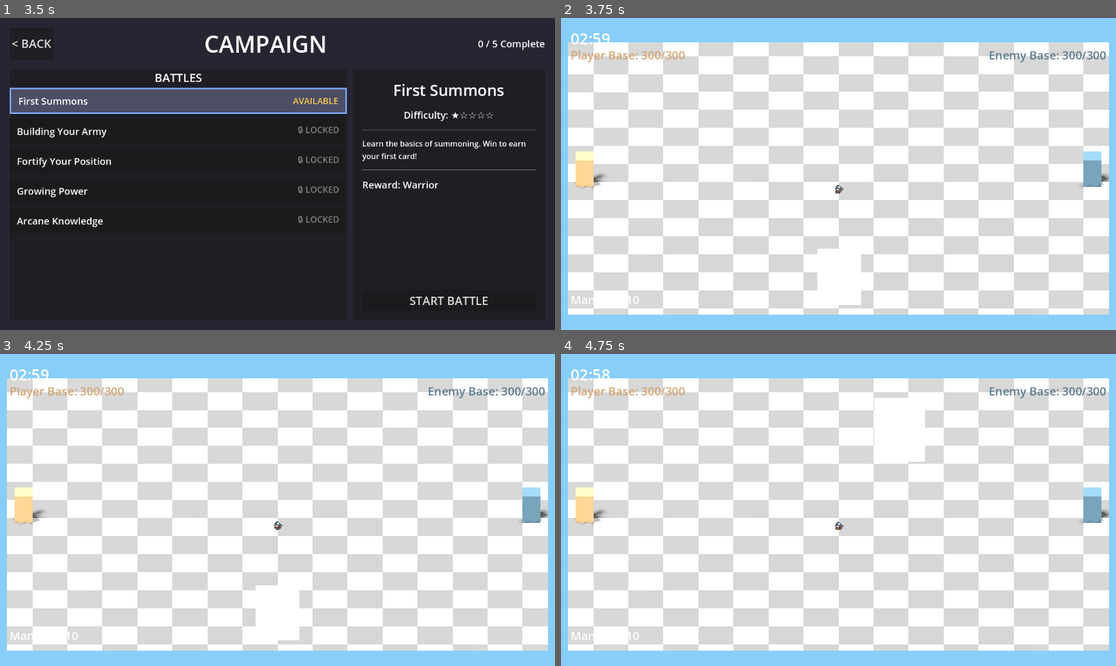
Above: before the commit, frames 1-4 (two rows, left to right).
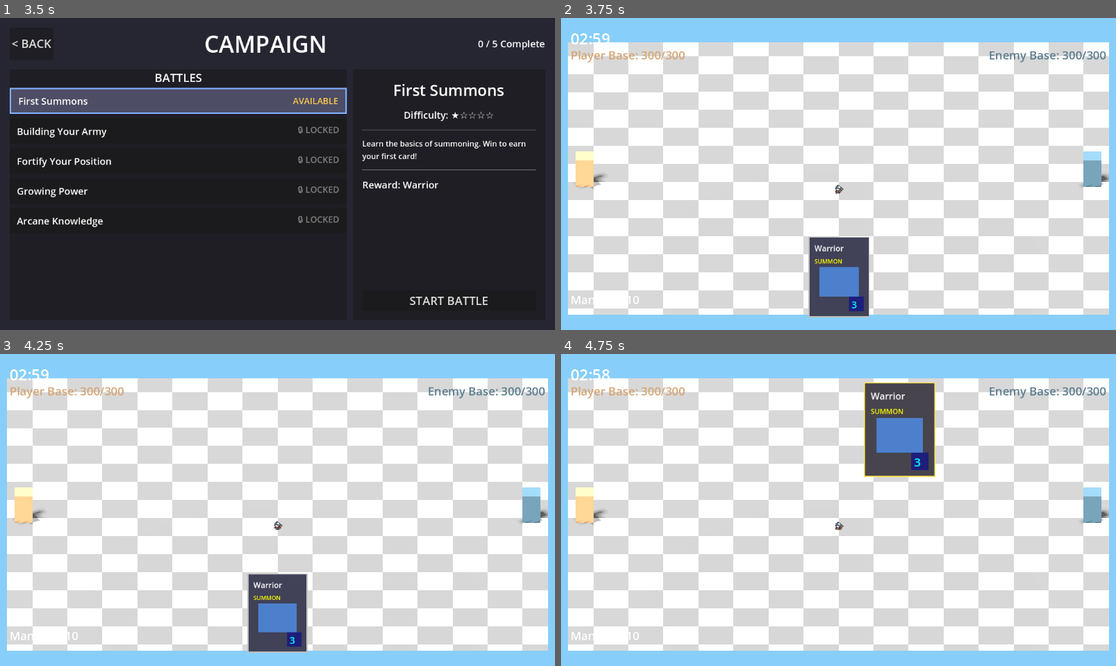
Above: after the commit, the same moments.

Repository: amari-charles/project-summoner
Game: Godot game, scene res://scenes/ui/main_menu.tscn
Same seed, same stepped clock (60 frames per second), same inputs: the game is played once before the commit and once after it.
Inputs (mouse positions are in pixels of both pictures, inside the frame that each line leads up to):
- Up to frame 1 (3.5 s): click "PLAY" at 0.5 s; click "SELECT" at 1.25 s; click "CHOOSE WARRIOR" at 2 s; click (177, 99) at 2.75 s
- Up to frame 2 (3.75 s): click "START BATTLE" at 3.5 s
- Up to frame 3 (4.25 s): no input
- Up to frame 4 (4.75 s): tap Enter at 4.25 s; drag from (838, 612) to (894, 441) at 4.27 s

Frame 1 is identical in both runs. In frame 2, 2.8% of the frame differs, in the area x 44-56%, y 70-96%; in frame 3, 2.8%; in frame 4, 3.9%, in the area x 54-68%, y 9-40%.

Commit message:
Fix card 3D tilt using SubViewport approach
Resolved white rectangle bug by switching from CanvasGroup to SubViewport
rendering. The 3D perspective shader now correctly tilts the entire card
(border, background, and all content) as a unified texture.

Technical changes:
- Replaced CanvasGroup with SubViewport + SubViewportContainer
- Card content rendered to viewport texture
- Shader applied to SubViewportContainer (not individual ColorRects)
- Updated all node paths to reflect new viewport structure

This approach avoids Godot 4 CanvasGroup + ShaderMaterial white rectangle
bug while achieving proper unified 3D transformation of all card elements.

🤖 Generated with [Claude Code](https://claude.com/claude-code)

Co-Authored-By: Claude <noreply@anthropic.com>

Diff:
--- a/scripts/ui/hand_ui.gd
+++ b/scripts/ui/hand_ui.gd
@@ -23,7 +23,7 @@
 
 	# 3D rotation shader
 	var shader_material: ShaderMaterial
-	var canvas_group: CanvasGroup  # Wraps all visuals and has shader applied
+	var viewport_container: SubViewportContainer  # Container with shader applied
 
 	# Velocity tracking for rotation
 	var previous_position: Vector2
@@ -58,12 +58,12 @@
 		mouse_entered.connect(_on_mouse_entered)
 		mouse_exited.connect(_on_mouse_exited)
 
-		# Wait for canvas group to be added
+		# Wait for viewport container to be added
 		await get_tree().process_frame
 
-		# Setup 3D shader on canvas group
-		canvas_group = get_node_or_null("CardVisuals") as CanvasGroup
-		if canvas_group:
+		# Setup 3D shader on viewport container
+		viewport_container = get_node_or_null("ViewportContainer") as SubViewportContainer
+		if viewport_container:
 			_setup_3d_shader()
 
 	func _process(delta: float) -> void:
@@ -95,9 +95,9 @@
 		if is_hovered and shader_material:
 			_update_3d_rotation()
 
-	## Setup 3D perspective shader on canvas group
+	## Setup 3D perspective shader on viewport container
 	func _setup_3d_shader() -> void:
-		if not canvas_group:
+		if not viewport_container:
 			return
 
 		# Load shader
@@ -118,8 +118,8 @@
 		shader_material.set_shader_parameter("cull_backface", true)
 		shader_material.set_shader_parameter("use_front", true)
 
-		# Apply shader to canvas group (renders all children to texture, then applies shader)
-		canvas_group.material = shader_material
+		# Apply shader to viewport container
+		viewport_container.material = shader_material
 
 	## Update 3D rotation based on mouse position relative to card
 	func _update_3d_rotation() -> void:
@@ -239,13 +239,13 @@
 		is_hovered = true
 		was_recently_hovered = true
 
-		# Stop any pulse glow on the card surface (border)
-		var surface = get_node_or_null("CardVisuals/CardSurface") as ColorRect
-		if surface and surface.has_meta("pulse_tween"):
-			var pulse_tween = surface.get_meta("pulse_tween") as Tween
+		# Stop any pulse glow on the card border
+		var border = get_node_or_null("ViewportContainer/Viewport/CardContent/Border") as ColorRect
+		if border and border.has_meta("pulse_tween"):
+			var pulse_tween = border.get_meta("pulse_tween") as Tween
 			if pulse_tween and pulse_tween.is_valid():
 				pulse_tween.kill()
-			surface.remove_meta("pulse_tween")
+			border.remove_meta("pulse_tween")
 
 		# Create elastic hover tween
 		if hover_tween and hover_tween.is_valid():
@@ -312,18 +312,18 @@
 		hover_tween.finished.connect(func(): z_index = 0)
 
 		# Remove hover glow - set to static non-pulsing color
-		var surface = get_node_or_null("CardVisuals/CardSurface") as ColorRect
-		if surface:
+		var border = get_node_or_null("ViewportContainer/Viewport/CardContent/Border") as ColorRect
+		if border:
 			var glow_tween = create_tween()
 			glow_tween.set_trans(Tween.TRANS_SINE)
 			glow_tween.set_ease(Tween.EASE_OUT)
 			# Set to gray, not back to pulse
-			glow_tween.tween_property(surface, "color", Color.GRAY, 0.15)
+			glow_tween.tween_property(border, "color", Color.GRAY, 0.15)
 
 	## Update glow effect based on hover state and playability
 	func _update_hover_glow(active: bool) -> void:
-		var surface = get_node_or_null("CardVisuals/CardSurface") as ColorRect
-		if not surface:
+		var border = get_node_or_null("ViewportContainer/Viewport/CardContent/Border") as ColorRect
+		if not border:
 			return
 
 		# Only glow if card is affordable
@@ -338,10 +338,10 @@
 
 		if active:
 			# Bright gold glow on hover
-			glow_tween.tween_property(surface, "color", Color(1.0, 0.9, 0.3, 1.0), 0.15)
+			glow_tween.tween_property(border, "color", Color(1.0, 0.9, 0.3, 1.0), 0.15)
 		else:
 			# Return to subtle glow or gray
-			glow_tween.tween_property(surface, "color", Color(0.8, 0.7, 0.2, 0.6), 0.15)
+			glow_tween.tween_property(border, "color", Color(0.8, 0.7, 0.2, 0.6), 0.15)
 
 var summoner: Node  # Can be Summoner or Summoner3D
 var card_displays: Array[Control] = []
@@ -411,73 +411,91 @@
 	container.card_index = index
 	container.hand_ui = self
 
-	# CanvasGroup - renders all children as one texture, then applies shader
-	var visuals = CanvasGroup.new()
-	visuals.name = "CardVisuals"
-	container.add_child(visuals)
-
-	# Card border/surface (full card size including border)
-	var surface = ColorRect.new()
-	surface.name = "CardSurface"
-	surface.size = Vector2(CARD_WIDTH + 4, CARD_HEIGHT + 4)
-	surface.position = Vector2(-2, -2)
-	surface.color = Color.GRAY  # Border color
-	surface.mouse_filter = Control.MOUSE_FILTER_IGNORE
-	visuals.add_child(surface)
-
-	# Card background (inner area, child of surface to layer on top)
+	# Create SubViewport to render card content
+	var viewport = SubViewport.new()
+	viewport.name = "Viewport"
+	viewport.size = Vector2i(CARD_WIDTH + 4, CARD_HEIGHT + 4)
+	viewport.transparent_bg = true
+	viewport.render_target_update_mode = SubViewport.UPDATE_ALWAYS
+
+	# Create SubViewportContainer to display and apply shader
+	var viewport_container = SubViewportContainer.new()
+	viewport_container.name = "ViewportContainer"
+	viewport_container.size = Vector2(CARD_WIDTH + 4, CARD_HEIGHT + 4)
+	viewport_container.position = Vector2(-2, -2)
+	viewport_container.stretch = true
+	viewport_container.mouse_filter = Control.MOUSE_FILTER_IGNORE
+	container.add_child(viewport_container)
+	viewport_container.add_child(viewport)
+
+	# Build card content inside viewport (this gets rendered to texture)
+	var card_content = Control.new()
+	card_content.name = "CardContent"
+	card_content.size = Vector2(CARD_WIDTH + 4, CARD_HEIGHT + 4)
+	viewport.add_child(card_content)
+
+	# Border
+	var border = ColorRect.new()
+	border.name = "Border"
+	border.size = Vector2(CARD_WIDTH + 4, CARD_HEIGHT + 4)
+	border.position = Vector2.ZERO
+	border.color = Color.GRAY
+	border.mouse_filter = Control.MOUSE_FILTER_IGNORE
+	card_content.add_child(border)
+
+	# Background
 	var bg = ColorRect.new()
 	bg.name = "Background"
 	bg.size = Vector2(CARD_WIDTH, CARD_HEIGHT)
-	bg.position = Vector2(2, 2)  # Offset to reveal border
+	bg.position = Vector2(2, 2)
 	bg.color = Color(0.2, 0.2, 0.3, 0.9)
 	bg.mouse_filter = Control.MOUSE_FILTER_IGNORE
-	surface.add_child(bg)
-
-	# Card name label (child of surface to transform with 3D shader)
+	card_content.add_child(bg)
+
+	# Card name label
 	var name_label = Label.new()
 	name_label.text = card.card_name
-	name_label.position = Vector2(12, 12)  # Offset by 2 to account for surface position
+	name_label.position = Vector2(12, 12)
 	name_label.add_theme_font_size_override("font_size", 16)
 	name_label.custom_minimum_size = Vector2(CARD_WIDTH - 20, 0)
 	name_label.autowrap_mode = TextServer.AUTOWRAP_WORD
 	name_label.mouse_filter = Control.MOUSE_FILTER_IGNORE
-	surface.add_child(name_label)
-
-	# Card type (icon placeholder)
+	card_content.add_child(name_label)
+
+	# Card type
 	var type_label = Label.new()
 	type_label.text = "SUMMON" if card.card_type == Card.CardType.SUMMON else "SPELL"
-	type_label.position = Vector2(12, 42)  # Offset by 2
+	type_label.position = Vector2(12, 42)
 	type_label.add_theme_font_size_override("font_size", 12)
 	type_label.add_theme_color_override("font_color", Color.YELLOW)
 	type_label.mouse_filter = Control.MOUSE_FILTER_IGNORE
-	surface.add_child(type_label)
+	card_content.add_child(type_label)
 
 	# Unit icon (colored rect for now)
 	if card.card_type == Card.CardType.SUMMON and card.unit_scene:
 		var icon = ColorRect.new()
 		icon.size = Vector2(80, 60)
-		icon.position = Vector2(22, 62)  # Offset by 2
+		icon.position = Vector2(22, 62)
 		icon.color = Color(0.3, 0.5, 0.8)
 		icon.mouse_filter = Control.MOUSE_FILTER_IGNORE
-		surface.add_child(icon)
+		card_content.add_child(icon)
 
 	# Mana cost
 	var cost_bg = ColorRect.new()
 	cost_bg.size = Vector2(30, 30)
-	cost_bg.position = Vector2(CARD_WIDTH - 38, CARD_HEIGHT - 38)  # Offset by 2
+	cost_bg.position = Vector2(CARD_WIDTH - 38, CARD_HEIGHT - 38)
 	cost_bg.color = Color(0.1, 0.1, 0.5, 0.9)
 	cost_bg.mouse_filter = Control.MOUSE_FILTER_IGNORE
-	surface.add_child(cost_bg)
+	card_content.add_child(cost_bg)
 
 	var cost_label = Label.new()
 	cost_label.name = "CostLabel"
 	cost_label.text = str(int(card.mana_cost))
-	cost_label.position = Vector2(CARD_WIDTH - 33, CARD_HEIGHT - 36)  # Offset by 2
+	cost_label.position = Vector2(CARD_WIDTH - 33, CARD_HEIGHT - 36)
 	cost_label.add_theme_font_size_override("font_size", 20)
 	cost_label.add_theme_color_override("font_color", Color.CYAN)
 	cost_label.mouse_filter = Control.MOUSE_FILTER_IGNORE
-	surface.add_child(cost_label)
+	card_content.add_child(cost_label)
 
 	return container
 
@@ -498,15 +516,15 @@
 		if not display:
 			continue
 
-		var surface = display.get_node_or_null("CardSurface") as ColorRect
+		var border = display.get_node_or_null("ViewportContainer/Viewport/CardContent/Border") as ColorRect
 
 		if i == selected_card_index:
-			if surface:
-				surface.color = Color.GOLD
+			if border:
+				border.color = Color.GOLD
 		else:
-			if surface:
+			if border:
 				# Will be updated by _update_availability for playable cards
-				surface.color = Color.GRAY
+				border.color = Color.GRAY
 
 func _update_availability() -> void:
 	if not summoner:
@@ -521,8 +539,8 @@
 		if not display:
 			continue
 
-		var surface = display.get_node_or_null("CardVisuals/CardSurface") as ColorRect
-		var bg = display.get_node_or_null("CardVisuals/CardSurface/Background") as ColorRect
+		var border = display.get_node_or_null("ViewportContainer/Viewport/CardContent/Border") as ColorRect
+		var bg = display.get_node_or_null("ViewportContainer/Viewport/CardContent/Background") as ColorRect
 
 		# Check affordability
 		var can_afford = summoner.mana >= card.mana_cost
@@ -533,9 +551,9 @@
 				bg.color = Color(0.2, 0.2, 0.3, 0.9)
 				bg.modulate = Color.WHITE
 
-			# Start subtle glow pulse on surface (border) (unless selected, hovered, or was recently hovered)
-			if surface and not display.is_hovered and not display.was_recently_hovered and i != selected_card_index:
-				_create_glow_pulse(surface)
+			# Start subtle glow pulse on border (unless selected, hovered, or was recently hovered)
+			if border and not display.is_hovered and not display.was_recently_hovered and i != selected_card_index:
+				_create_glow_pulse(border)
 		else:
 			# Unaffordable: gray out
 			if bg:
@@ -543,32 +561,32 @@
 				bg.modulate = Color(0.6, 0.6, 0.6)
 
 			# Remove glow and kill pulse tween
-			if surface and i != selected_card_index:
+			if border and i != selected_card_index:
 				# Kill pulse tween if it exists
-				if surface.has_meta("pulse_tween"):
-					var pulse_tween = surface.get_meta("pulse_tween") as Tween
+				if border.has_meta("pulse_tween"):
+					var pulse_tween = border.get_meta("pulse_tween") as Tween
 					if pulse_tween and pulse_tween.is_valid():
 						pulse_tween.kill()
-					surface.remove_meta("pulse_tween")
-				surface.color = Color.GRAY
+					border.remove_meta("pulse_tween")
+				border.color = Color.GRAY
 
 ## Create pulsing glow effect for playable cards
-func _create_glow_pulse(surface: ColorRect) -> void:
+func _create_glow_pulse(border: ColorRect) -> void:
 	# Don't create if already pulsing
-	if surface.has_meta("pulse_tween"):
-		var existing = surface.get_meta("pulse_tween") as Tween
+	if border.has_meta("pulse_tween"):
+		var existing = border.get_meta("pulse_tween") as Tween
 		if existing and existing.is_valid():
 			return  # Already pulsing
 
-	# Kill any existing tween on this surface first
-	if surface.has_meta("pulse_tween"):
-		var old_tween = surface.get_meta("pulse_tween") as Tween
+	# Kill any existing tween on this border first
+	if border.has_meta("pulse_tween"):
+		var old_tween = border.get_meta("pulse_tween") as Tween
 		if old_tween and old_tween.is_valid():
 			old_tween.kill()
 
-	# Store tween reference on the surface node
-	var pulse_tween = surface.create_tween()
-	surface.set_meta("pulse_tween", pulse_tween)
+	# Store tween reference on the border node
+	var pulse_tween = border.create_tween()
+	border.set_meta("pulse_tween", pulse_tween)
 
 	pulse_tween.set_loops()
 	pulse_tween.set_trans(Tween.TRANS_SINE)
@@ -578,8 +596,8 @@
 	var dim_gold = Color(0.8, 0.7, 0.2, 0.4)
 	var bright_gold = Color(1.0, 0.9, 0.3, 0.8)
 
-	pulse_tween.tween_property(surface, "color", bright_gold, 1.0)
-	pulse_tween.tween_property(surface, "color", dim_gold, 1.0)
+	pulse_tween.tween_property(border, "color", bright_gold, 1.0)
+	pulse_tween.tween_property(border, "color", dim_gold, 1.0)
 
 func _on_card_played(_card: Card) -> void:
 	# Deselect after playing - no card should be selected
